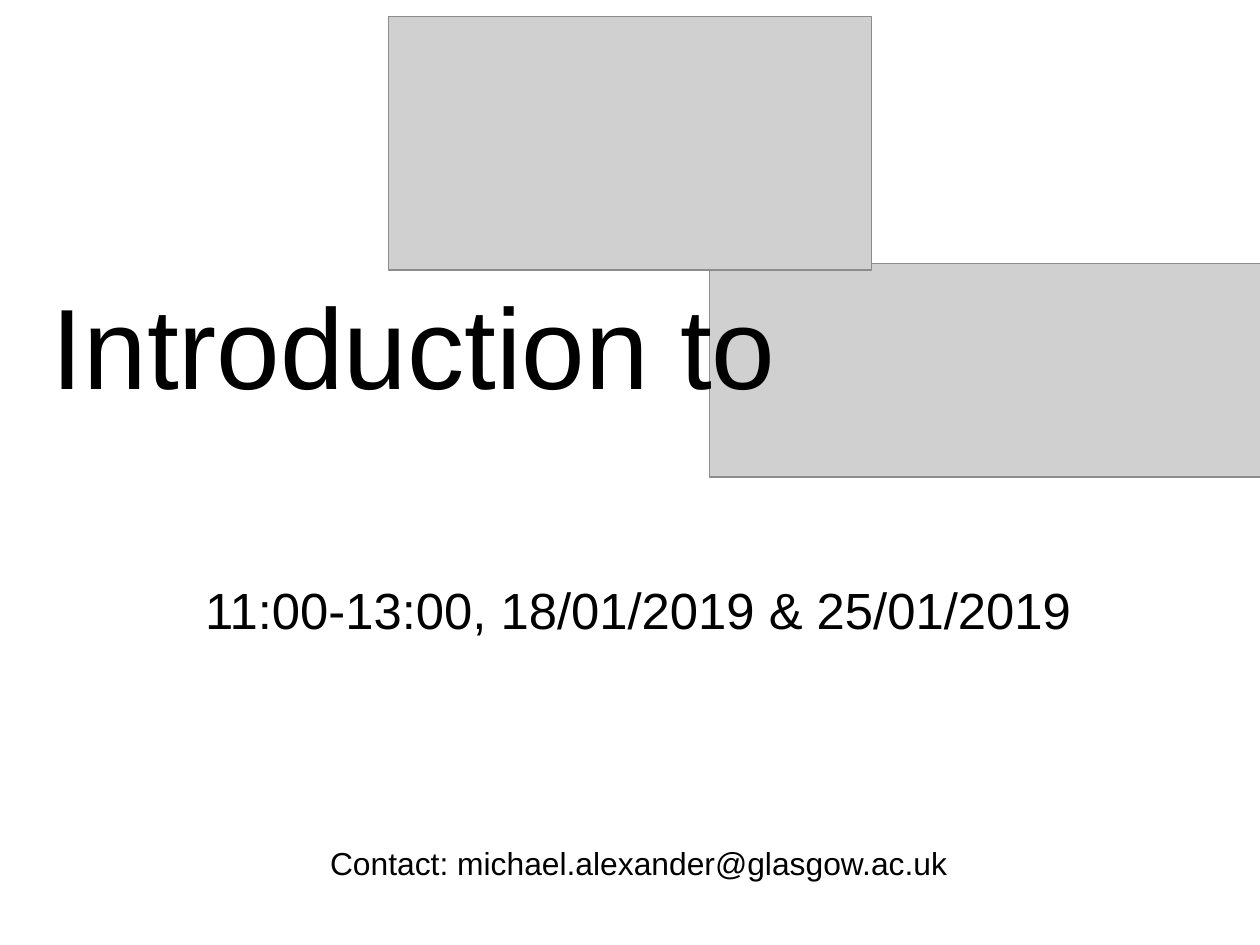
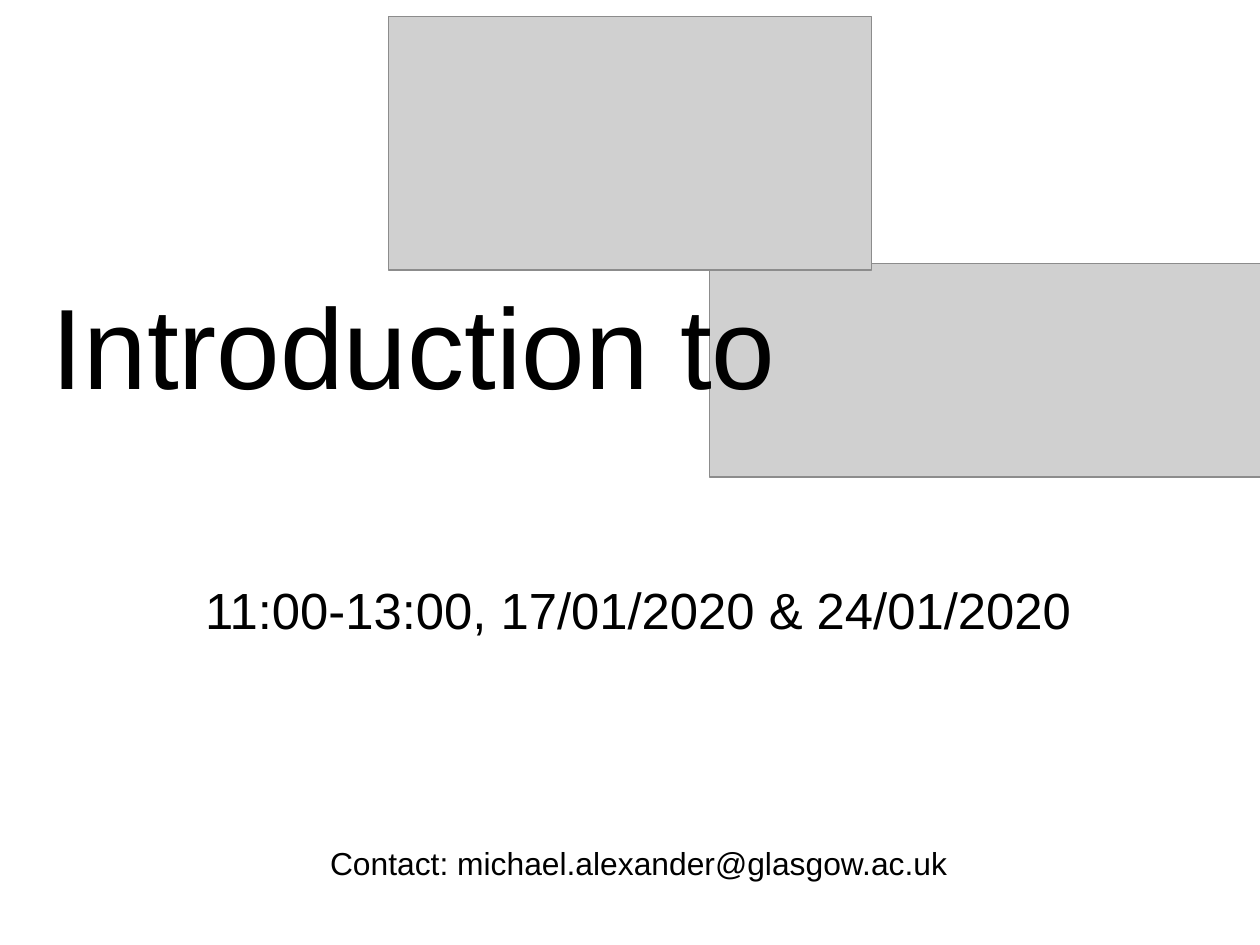
Before and after one commit to MannyMoo/IntroductionToPython, a slide deck: slide 3 of LabsDisplay.odp. Drawn at 1260x945 pixels with LibreOffice and Linux fonts; fonts in the diff are those of the drawing; grey boxes stand for pictures. Boxes give left, top, right and bottom in pixels: in the first picture for what was removed or moved away, otherwise in the second. Text is boxed around its words. In the diff, an @@ line names an element or a change of style, - is before the commit and + after.

```diff
--- a/LabsDisplay.odp
+++ b/LabsDisplay.odp
@@ text at [205,592,1071,636]: text changed @@
-11:00-13:00, 18/01/2019 & 25/01/2019
+11:00-13:00, 17/01/2020 & 24/01/2020
```
Also in this commit, not shown: 2 other slides changed, 4 other files.
